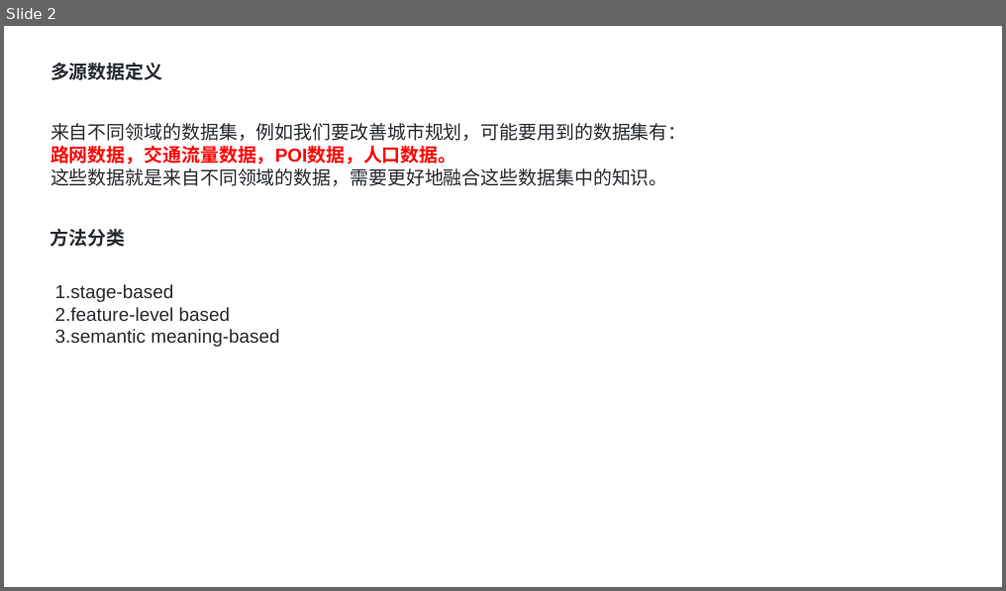
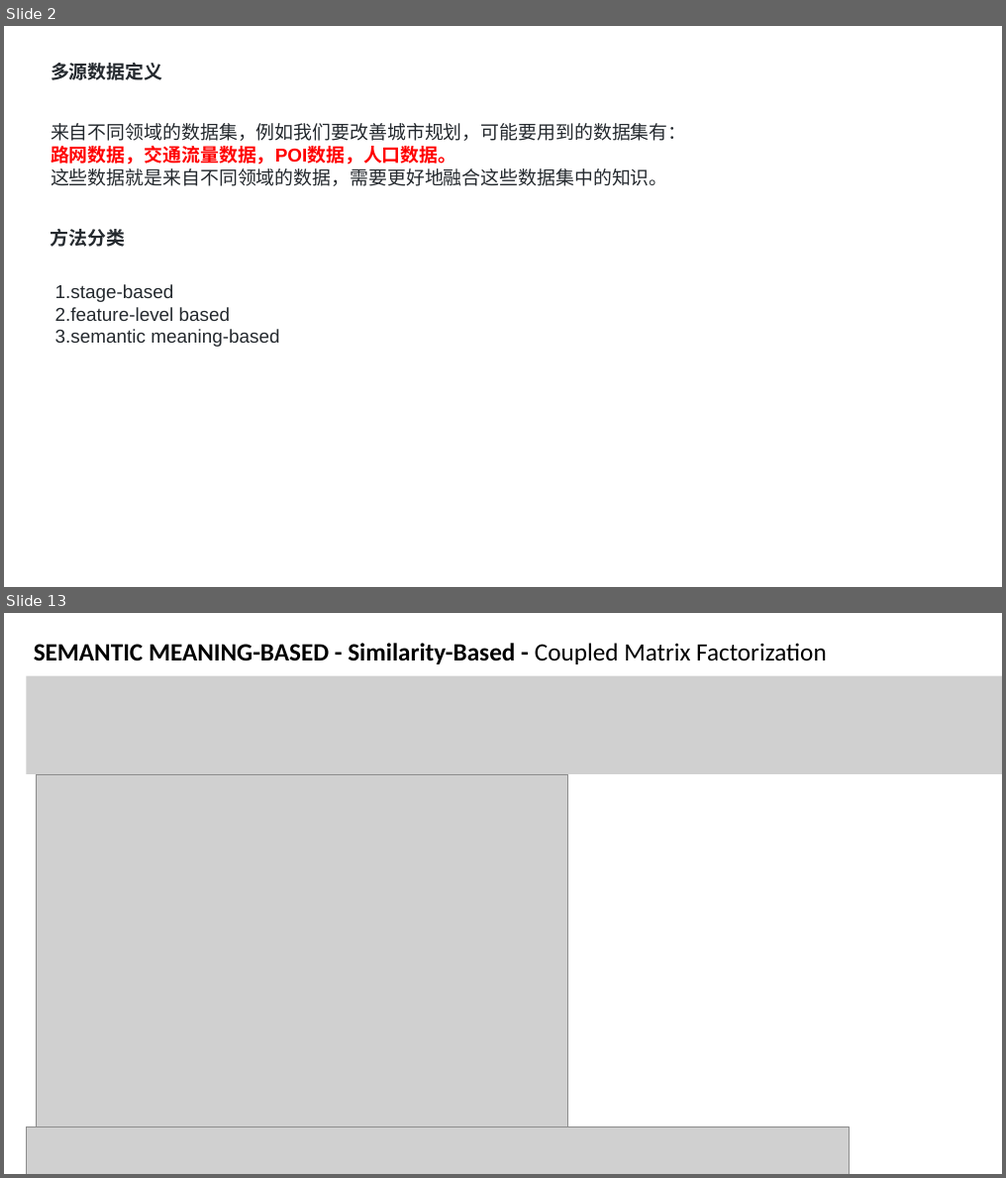
Before and after one commit to zhengsai168/zhengsai-awesome, a slide deck: paper-note/Urban-Computing/多源数据融合-综述.pptx. Shown one above the other, each under a label of ours: slide 2 before the commit, slides 2 and 13 after it; the slides between them are not shown. The pictures are 1006x591 and 1006x1178 pixels, drawn with LibreOffice and Linux fonts; fonts in the diff are those of the drawing; grey boxes stand for pictures. Boxes give left, top, right and bottom in pixels: in the first picture for what was removed or moved away, otherwise in the second. Text is boxed around its words. In the diff, an @@ line names an element or a change of style, - is before the commit and + after.

```diff
--- a/paper-note/Urban-Computing/多源数据融合-综述.pptx
+++ b/paper-note/Urban-Computing/多源数据融合-综述.pptx
@@ slide 13 added at (4, 613, 1002, 1174), background #FFFFFF @@
@@ text added at (34, 643, 827, 664), 24 pt, text #000000, bold @@
+SEMANTIC MEANING-BASED - Similarity-Based - Coupled Matrix Factorization
@@ picture added at (27, 676, 1002, 774) @@
@@ picture added at (36, 774, 568, 1128) @@
@@ picture added at (27, 1127, 849, 1174) @@
```
Also in this commit, not shown: 1 slide changed, 10 other slides added, 11 slides removed, 1 other file.
